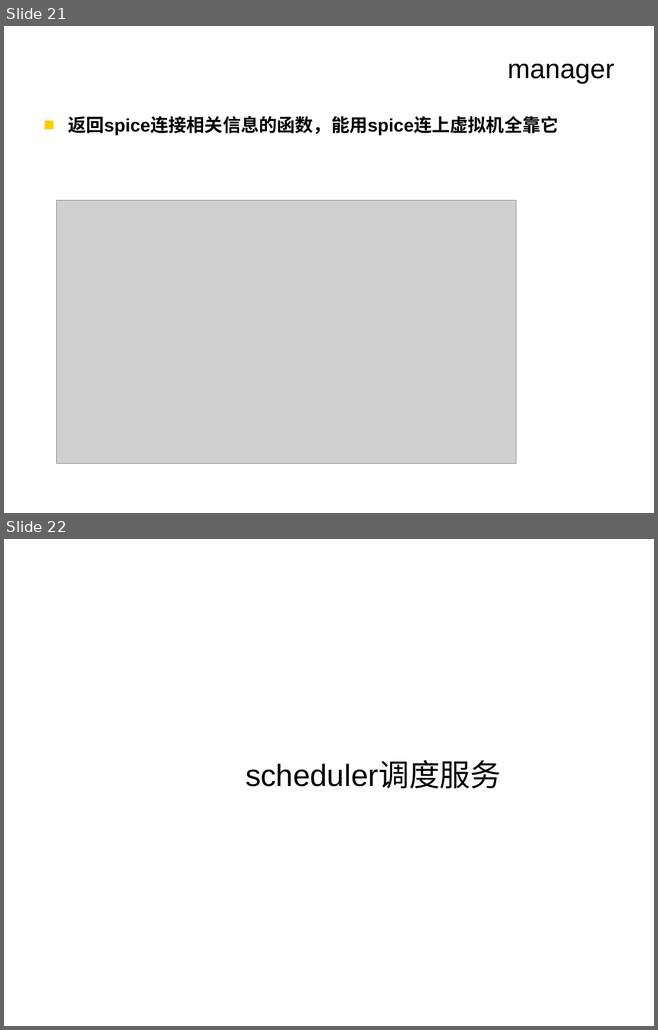
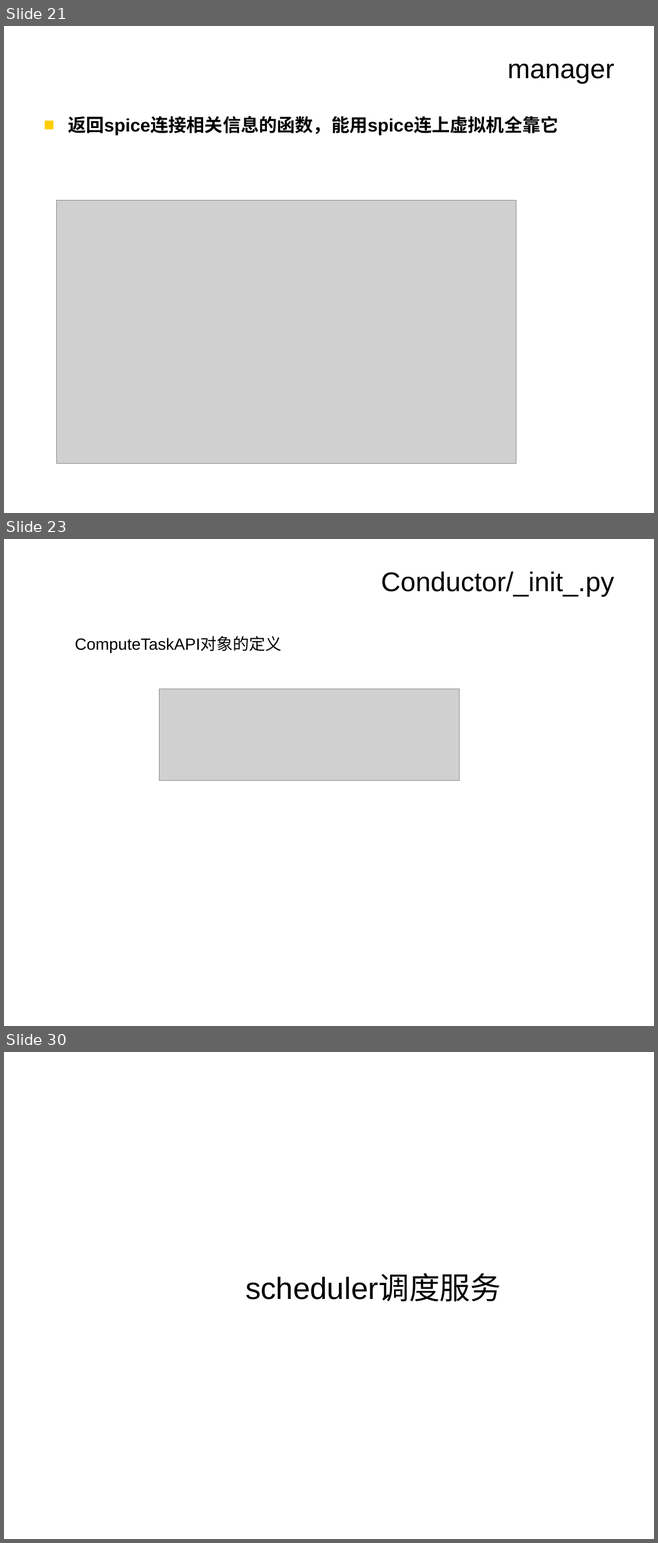
Before and after one commit to CourseCloudDesktop/cloudDesktop, a slide deck: final task/云桌面.ppt. Shown one above the other, each under a label of ours: slides 21 and 22 before the commit, slides 21, 23 and 30 after it; the slides between them are not shown. The pictures are 658x1030 and 658x1543 pixels, drawn with LibreOffice and Linux fonts; fonts in the diff are those of the drawing; grey boxes stand for pictures; background and template pictures are left out. Boxes give left, top, right and bottom in pixels: in the first picture for what was removed or moved away, otherwise in the second. Text is boxed around its words. In the diff, an @@ line names an element or a change of style, - is before the commit and + after.

```diff
--- a/final task/云桌面.ppt
+++ b/final task/云桌面.ppt
@@ slide 23 added at box(4, 539, 654, 1026), background picture (left out) @@
@@ title added at box(381, 571, 614, 596), 30 pt, text #000000 @@
+Conductor/_init_.py
@@ text added at box(75, 637, 281, 653), 18 pt, text #000000 @@
+ComputeTaskAPI对象的定义
@@ picture added at box(159, 689, 459, 781) @@
@@ what was slide 22 is now slide 30 @@
```
Also in this commit, not shown: 1 slide changed, 7 other slides added.
